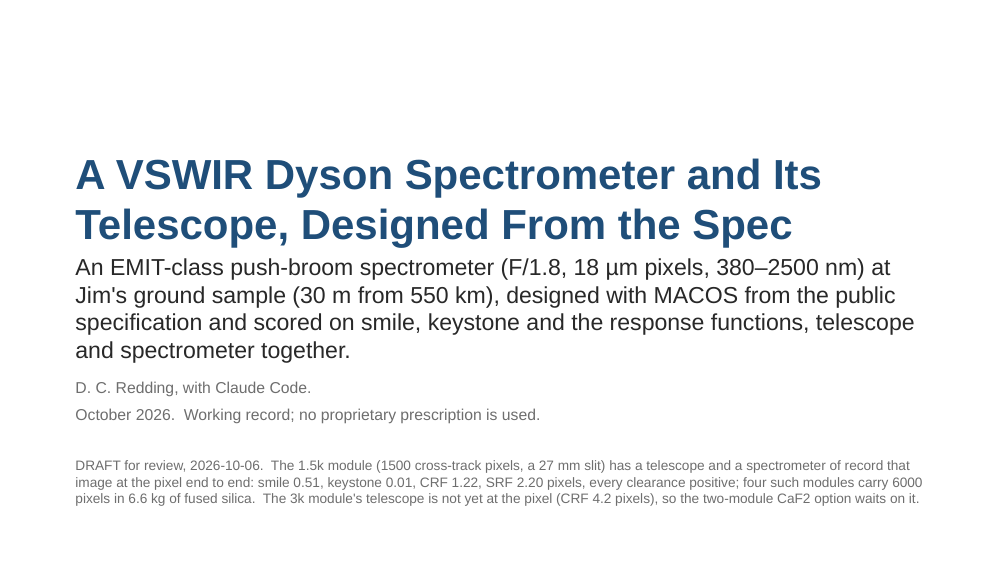
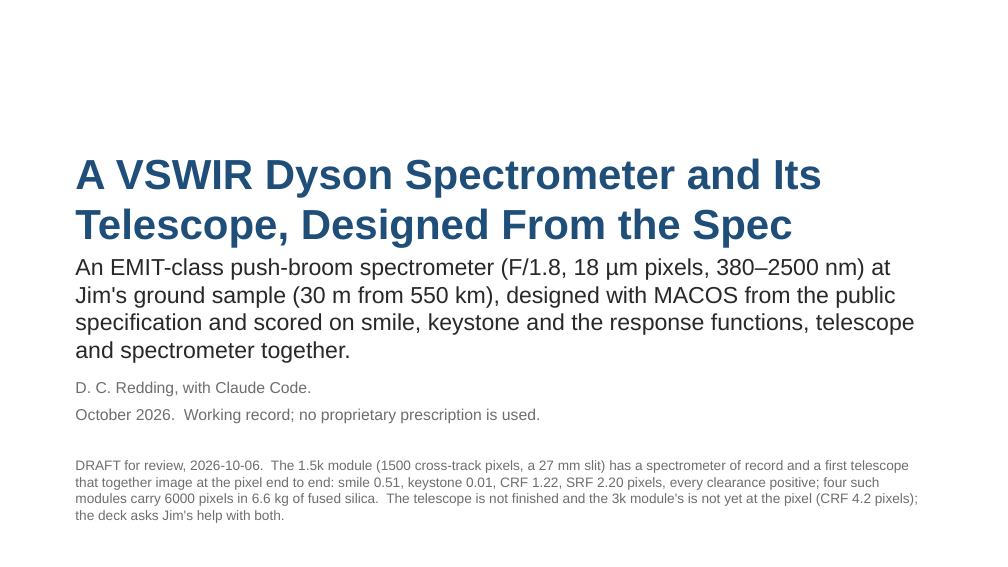
Before and after one commit to nasa-jpl/macos, a slide deck: slide 1 of demo_session/deck_dyson_record.pptx. Drawn at 1008x567 pixels with LibreOffice and Linux fonts; fonts in the diff are those of the drawing. Boxes give left, top, right and bottom in pixels: in the first picture for what was removed or moved away, otherwise in the second. Text is boxed around its words. In the diff, an @@ line names an element or a change of style, - is before the commit and + after.

```diff
--- a/demo_session/deck_dyson_record.pptx
+++ b/demo_session/deck_dyson_record.pptx
@@ text at (75,460,918,523): text changed @@
-DRAFT for review, 2026-10-06. The 1.5k module (1500 cross-track pixels, a 27 mm slit) has a telescope and a spectrometer of record that image at the pixel end to end: smile 0.51, keystone 0.01, CRF 1.22, SRF 2.20 pixels, every clearance positive; four such modules carry 6000 pixels in 6.6 kg of fused silica. The 3k module's telescope is not yet at the pixel (CRF 4.2 pixels), so the two-module CaF2 option waits on it.
+DRAFT for review, 2026-10-06. The 1.5k module (1500 cross-track pixels, a 27 mm slit) has a spectrometer of record and a first telescope that together image at the pixel end to end: smile 0.51, keystone 0.01, CRF 1.22, SRF 2.20 pixels, every clearance positive; four such modules carry 6000 pixels in 6.6 kg of fused silica. The telescope is not finished and the 3k module's is not yet at the pixel (CRF 4.2 pixels); the deck asks Jim's help with both.
```
Also in this commit, not shown: 4 other slides changed, 2 slides added, 1 other file.
